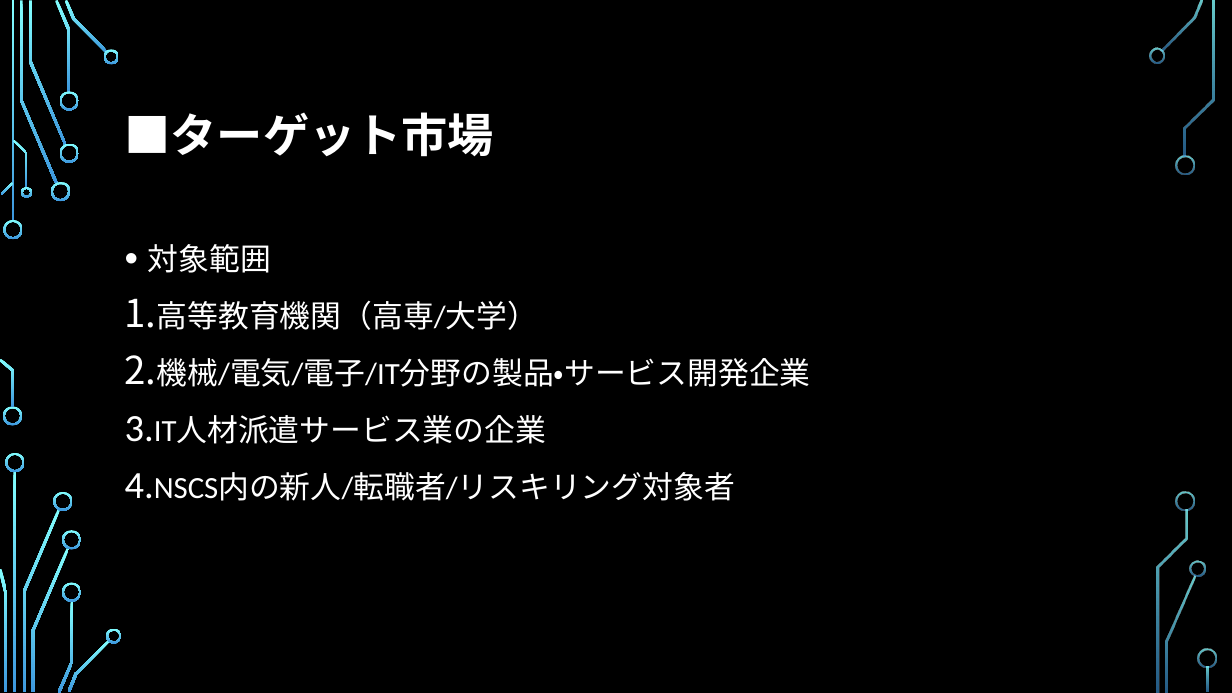
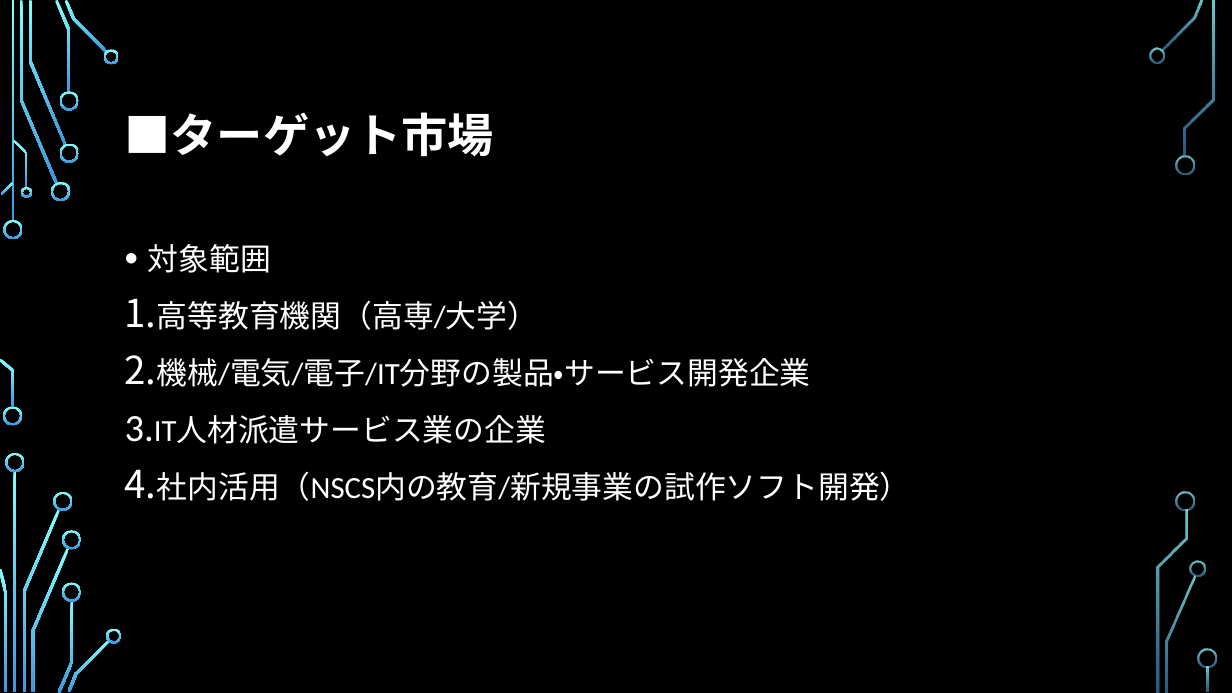
Before and after one commit to SITH-YN/PythonTool, a slide deck: slide 9 of Temp/39期ビジネスアイディア.pptx. Drawn at 1232x693 pixels with LibreOffice and Linux fonts; fonts in the diff are those of the drawing; background and template pictures are left out. Boxes give left, top, right and bottom in pixels: in the first picture for what was removed or moved away, otherwise in the second. Text is boxed around its words. In the diff, an @@ line names an element or a change of style, - is before the commit and + after.

```diff
--- a/Temp/39期ビジネスアイディア.pptx
+++ b/Temp/39期ビジネスアイディア.pptx
@@ text at (157,471,911,501): text changed @@
-4. NSCS内の新人/転職者/リスキリング対象者
+4. 社内活用（NSCS内の教育/新規事業の試作ソフト開発）
```
Also in this commit, not shown: 12 other slides changed, 1 slide removed.
